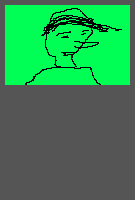
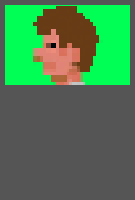
Comparing the layer stacks of the two 135 × 200 images. Changes:
painted on "dude_pic" over (25, 6, 122, 85)
painted on "granma_pic" over (37, 6, 119, 85)
painted on "family_pic" over (25, 6, 122, 85)
